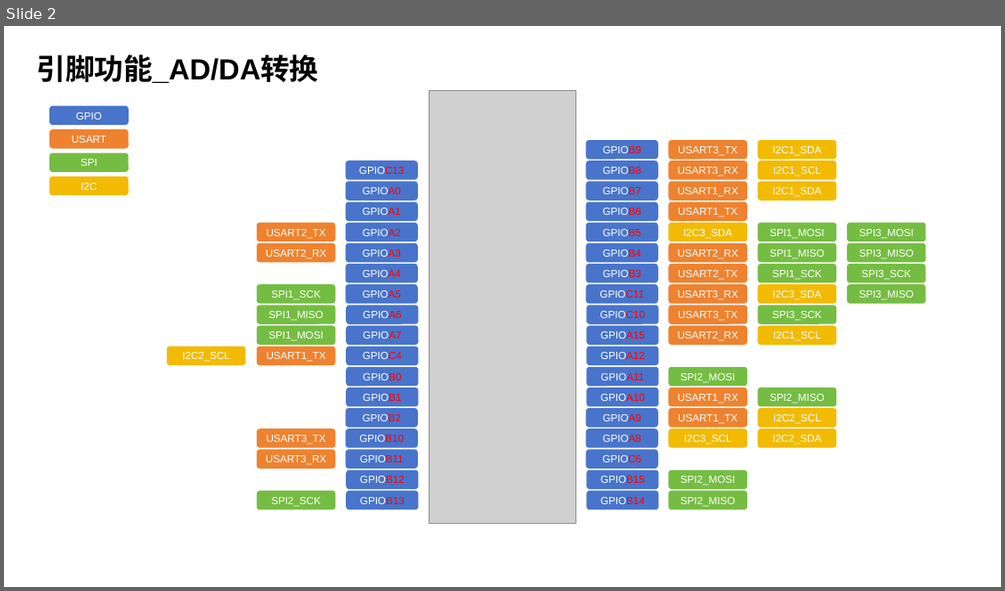
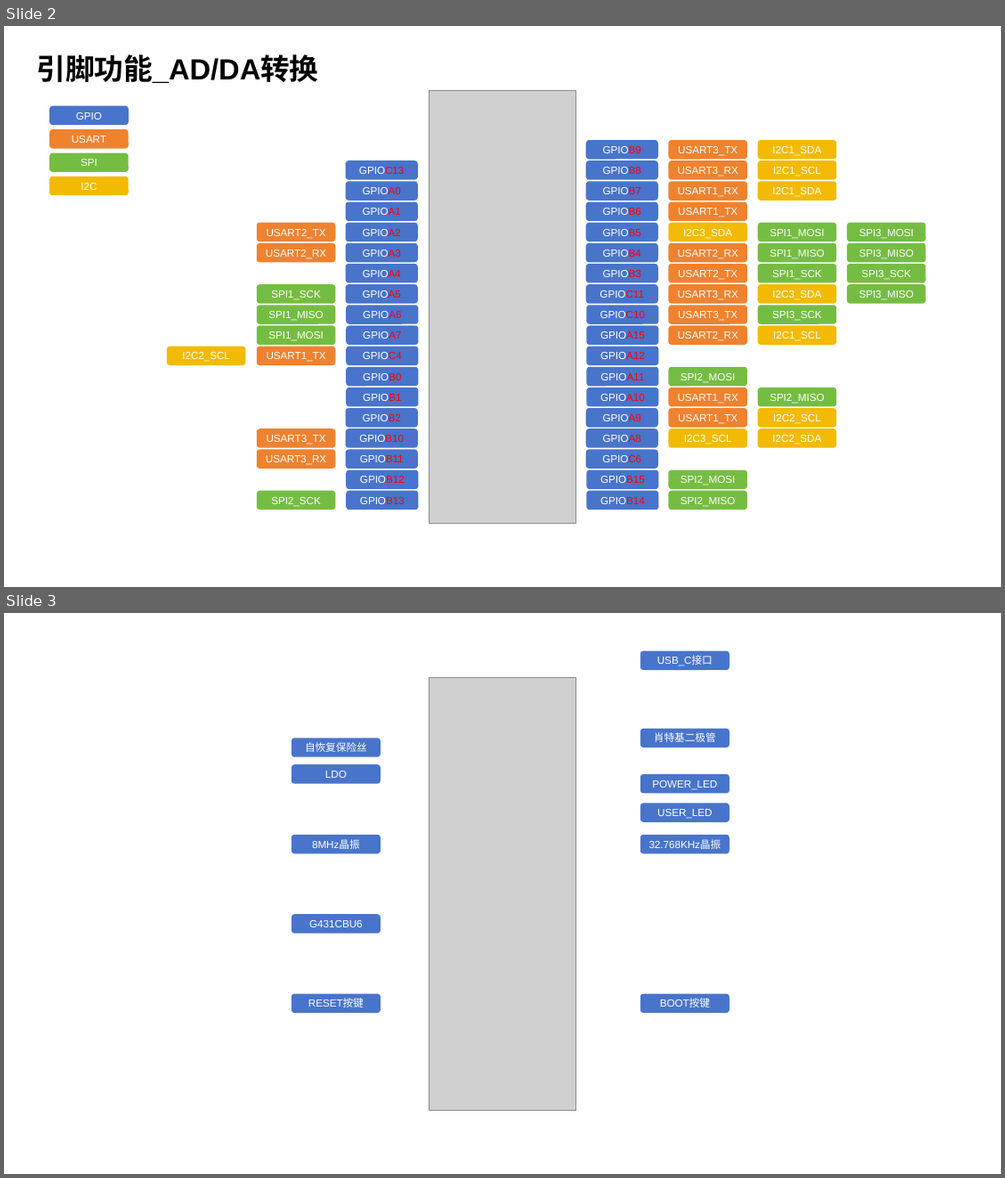
Before and after one commit to MinghaoStark/STM32G431CBU6_Mini_Board, a slide deck: Docs/PINSET.pptx. Shown one above the other, each under a label of ours: slide 2 before the commit, slides 2 and 3 after it. The pictures are 1005x591 and 1005x1178 pixels, drawn with LibreOffice and Linux fonts; fonts in the diff are those of the drawing; grey boxes stand for pictures. Boxes give left, top, right and bottom in pixels: in the first picture for what was removed or moved away, otherwise in the second. Text is boxed around its words. In the diff, an @@ line names an element or a change of style, - is before the commit and + after.

```diff
--- a/Docs/PINSET.pptx
+++ b/Docs/PINSET.pptx
@@ slide 3 added at (4,613,1001,1174), background #FFFFFF @@
@@ rounded rectangle added at (640,651,729,671), fill #4874CB, 10 pt, text #FFFFFF @@
+USB_C接口
@@ picture added at (429,677,575,1110) @@
@@ rounded rectangle added at (291,738,380,757), fill #4874CB, 10 pt, text #FFFFFF @@
+自恢复保险丝
@@ rounded rectangle added at (640,728,729,747), fill #4874CB, 10 pt, text #FFFFFF @@
+肖特基二极管
@@ rounded rectangle added at (291,765,380,784), fill #4874CB, 10 pt, text #FFFFFF @@
+LDO
@@ rounded rectangle added at (640,774,729,793), fill #4874CB, 10 pt, text #FFFFFF @@
+POWER_LED
@@ rounded rectangle added at (640,803,729,822), fill #4874CB, 10 pt, text #FFFFFF @@
+USER_LED
@@ rounded rectangle added at (291,835,380,854), fill #4874CB, 10 pt, text #FFFFFF @@
+8MHz晶振
@@ rounded rectangle added at (640,835,729,854), fill #4874CB, 10 pt, text #FFFFFF @@
+32.768KHz晶振
@@ rounded rectangle added at (291,915,380,933), fill #4874CB, 10 pt, text #FFFFFF @@
+G431CBU6
@@ rounded rectangle added at (291,994,380,1013), fill #4874CB, 10 pt, text #FFFFFF @@
+RESET按键
@@ rounded rectangle added at (640,994,729,1013), fill #4874CB, 10 pt, text #FFFFFF @@
+BOOT按键
```
Also in this commit, not shown: 1 slide removed, 1 other file.
